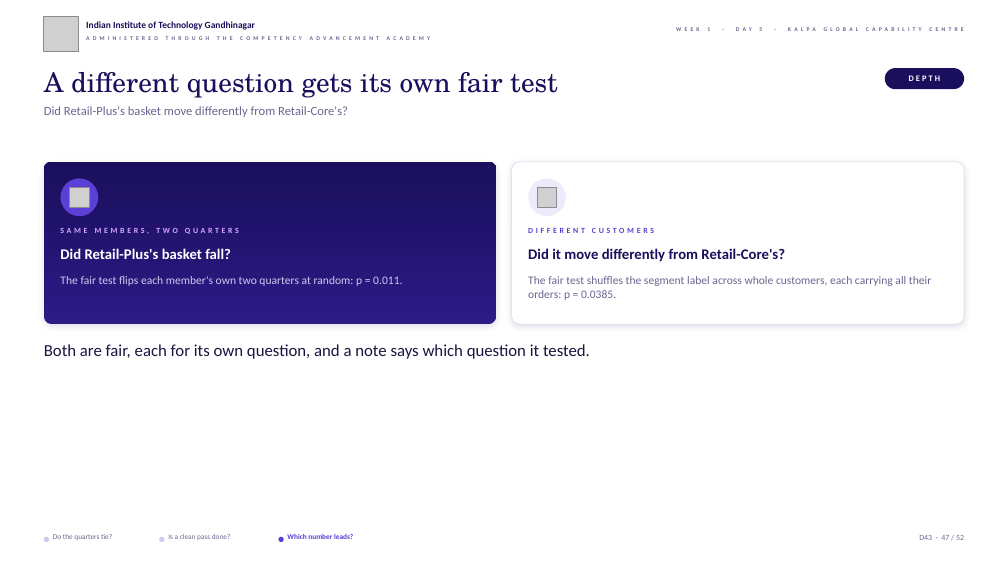
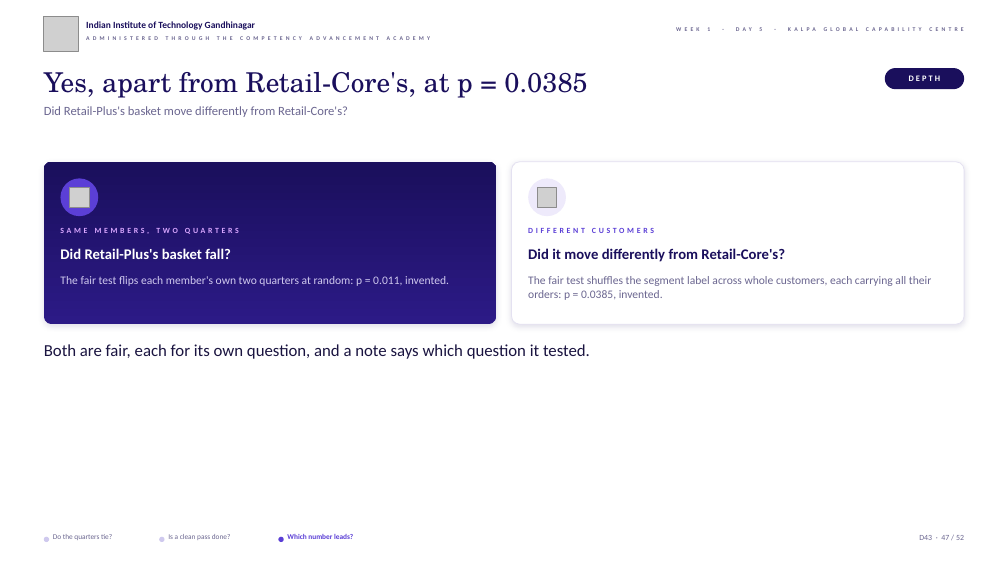
Before and after one commit to fde-academy-lab/c2-content-factory, a slide deck: slide 47 of content/W01/D5/slides/C2_W01_D05_debrief_STUDENT.pptx. Drawn at 1008x567 pixels with LibreOffice and Linux fonts; fonts in the diff are those of the drawing; grey boxes stand for pictures; background and template pictures are left out. Boxes give left, top, right and bottom in pixels: in the first picture for what was removed or moved away, otherwise in the second. Text is boxed around its words. In the diff, an @@ line names an element or a change of style, - is before the commit and + after.

```diff
--- a/content/W01/D5/slides/C2_W01_D05_debrief_STUDENT.pptx
+++ b/content/W01/D5/slides/C2_W01_D05_debrief_STUDENT.pptx
@@ text at (44,72,587,98): text changed @@
-A different question gets its own fair test
+Yes, apart from Retail-Core's, at p = 0.0385
@@ text at (60,276,449,286): text changed @@
-The fair test flips each member's own two quarters at random: p = 0.011.
+The fair test flips each member's own two quarters at random: p = 0.011, invented.
@@ text at (528,276,931,300): text changed @@
-The fair test shuffles the segment label across whole customers, each carrying all their orders: p = 0.0385.
+The fair test shuffles the segment label across whole customers, each carrying all their orders: p = 0.0385, invented.
```
Also in this commit, not shown: 25 other slides changed, 17 other files.
